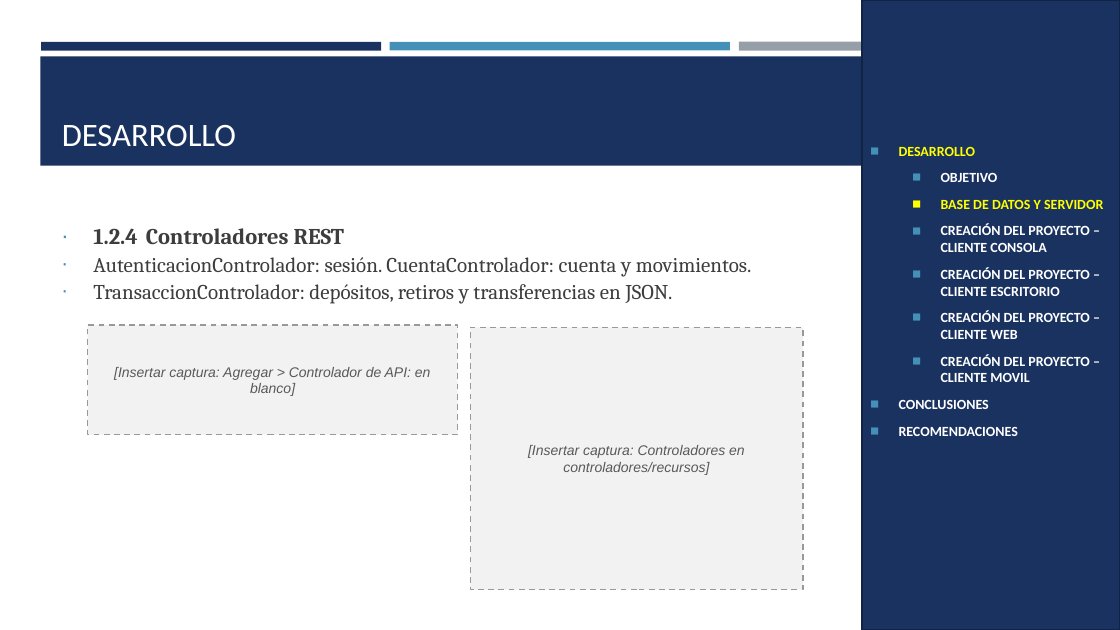
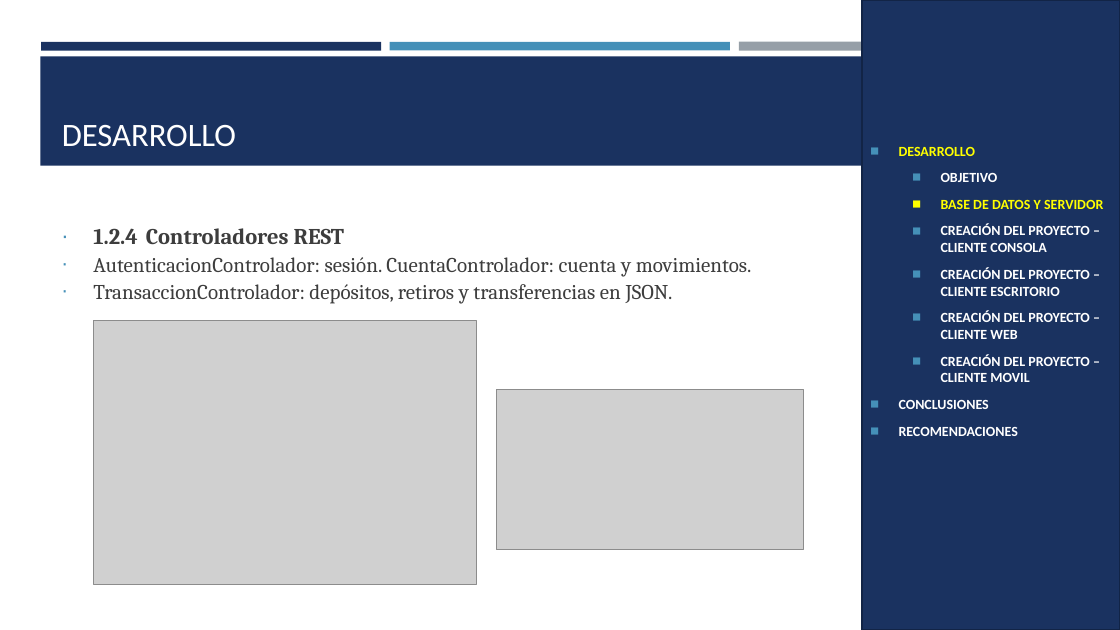
Before and after one commit to Teo344/Arquitectura_GRUPO03, a slide deck: slide 11 of TG.1.4. PAO202651_EUREKA_BDDLOCAL_RESTFUL_DOTNET_NRC36884_GR03/05. DOCUMENTACION/PRESENTACION TG.1.4. EUREKABANK RESTFUL con BDD LOCAL en DOTNET GR03.pptx. Drawn at 1120x630 pixels with LibreOffice and Linux fonts; fonts in the diff are those of the drawing; grey boxes stand for pictures. Boxes give left, top, right and bottom in pixels: in the first picture for what was removed or moved away, otherwise in the second. Text is boxed around its words. In the diff, an @@ line names an element or a change of style, - is before the commit and + after.

```diff
--- a/TG.1.4. PAO202651_EUREKA_BDDLOCAL_RESTFUL_DOTNET_NRC36884_GR03/05. DOCUMENTACION/PRESENTACION TG.1.4. EUREKABANK RESTFUL con BDD LOCAL en DOTNET GR03.pptx
+++ b/TG.1.4. PAO202651_EUREKA_BDDLOCAL_RESTFUL_DOTNET_NRC36884_GR03/05. DOCUMENTACION/PRESENTACION TG.1.4. EUREKABANK RESTFUL con BDD LOCAL en DOTNET GR03.pptx
@@ rectangle removed at [87,325,458,434] @@
-[Insertar captura: Agregar > Controlador de API: en blanco]
@@ picture added at [94,321,477,585] @@
@@ rectangle removed at [471,328,803,590] @@
-[Insertar captura: Controladores en controladores/recursos]
@@ picture added at [497,390,804,550] @@
```
Also in this commit, not shown: 23 other slides changed, 1 other file.
